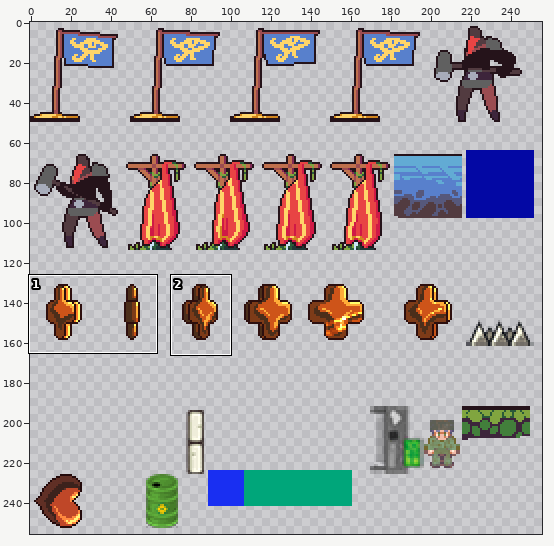
Sprite sheet: images/shared-0-sheet6.png. The picture above shows the old version from afar; the outline marks the close-up.
Close-up. Before:
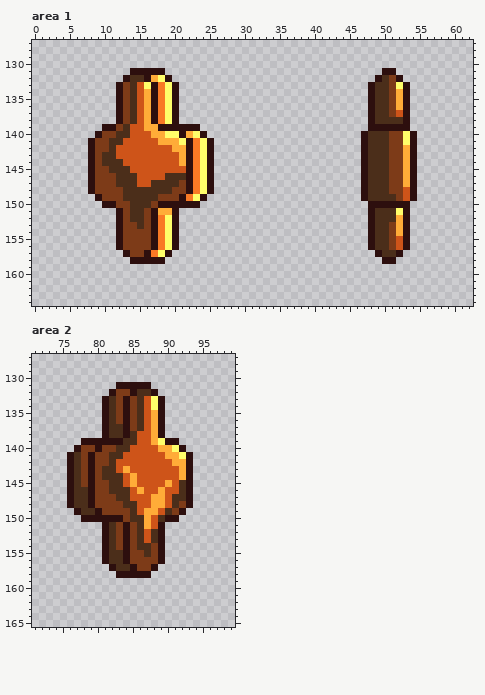
The file is 256x256 pixels. Pixels under 10% opacity are left out. Colours within 5 levels of each other are drawn and written as one. Shown: area 1: x 0..62, y 127..164; area 2: x 71..99, y 127..165. The commit also changed other parts of the picture, which this record leaves out.
New version:
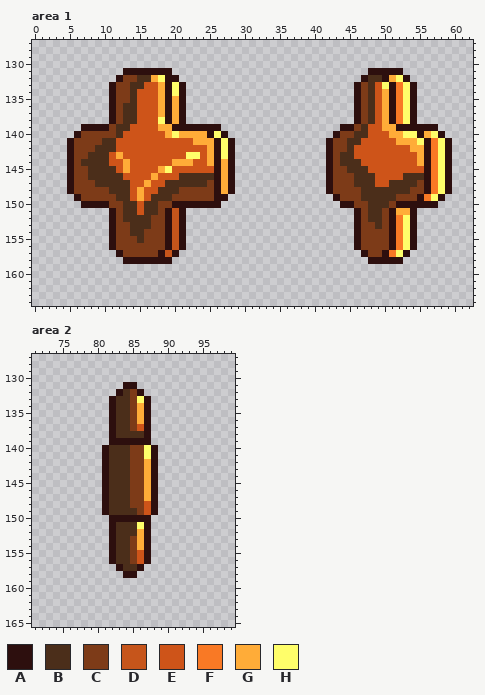
Palette (. is transparent): A #2d0f0e  B #4b2e1a  C #7d3b18  D #c6551b  E #ce5419  F #f97925  G #ffac38  H #fffe6a
Changes in this commit:
Changed rows in their new state; - is an unchanged pixel.
Area 1:
first column x 5:
131 --------A-----A----------------------------AA--A-------
132 -------ACC-B---A--------------------------ABBAGHA------
133 ------AC--BEEGAHA------------------------ACBEHAFHA-----
134 ------AC---EEGAHA------------------------ACBEGAFHA-----
135 ------AC---EEGAGA------------------------ACBEGAFHA-----
136 ------ACB--EEGAGA------------------------ACBEGAFHA-----
137 ------ACB--EEGAGA------------------------ACBEGAFHA-----
138 ------ACB--EEHAGA------------------------ACBEGAFHA-----
139 --AAA-CB---EEGG----AAA-----------------AACBEEGG--AAAA--
140 -ACCC---E---EEG-G-GGAHA---------------ACCBBEEEGG-HAGHA-
141 ACCC-B-E-----EEEEEGGGAHA-------------ACCBBEEEEEGGGHAFHA
142 ACCCBB---------EEEEEGAHA-------------ACCBEEEEEEEEGGAFHA
143 ACCBB-EG--------EHHEGAHA-------------ACBBEEEEEEEEEGAFHA
144 ACBBB-EEG------G-GEEGAGA-------------ACBBBEEEEEEEEGAFHA
145 ACCBBB-EG----GH--EEEEAGA-------------ACCBBBEEEEEEEEAFHA
146 ACCBBBB-EE--G-EE-BBBBAGA-------------ACCCBB-EEEEBBBAFHA
147 ACCCBBB--E-GEE--BBBBCAGA-------------ACCCBB-EEBBBBCAFHA
148 ACCC--BB-EGEE--B-CCCCAGA-------------ACCCCB---BBBCCAFHA
149 -ACCC--B-EGE-BB-CCCCCAA---------------ACCCB-----CCAFHA-
150 --AAA-C-B-E-BCC----AAA-----------------AACCBBBC--AAAA--
151 ------ACB-EBBCADA------------------------ACB-CAGGA-----
152 ------ACB--BCCADA------------------------ACB-CAFHA-----
153 ------AC-B-BCCADA------------------------ACC-CAFHA-----
154 ------AC-BB-CCADA------------------------ACCCCAFHA-----
155 ------AC--B-CCADA------------------------ACCCCAFHA-----
156 ------AC----CCADA------------------------ACCCCAFHA-----
157 -------AC--CCADA--------------------------ACCAFHA------
158 --------A-----A----------------------------AA--A-------
Area 2:
first column x 76:
131 -------.--..------
132 ------.ABCA..-----
133 -----.ABB-HA..----
134 -----.ABB-GA..----
135 -----.ABB-GA..----
136 -----.ABB-GA..----
137 -----.A-B-EA..----
138 -----.A-B-BA..----
139 --....--AAAA....--
140 -....AB--CCHA....-
141 .....A--BCCHA.....
142 .....A-BBCCGA.....
143 .....A-BBCCGA.....
144 .....A--BCCGA.....
145 .....A--BCCGA.....
146 .....A---CCGA.....
147 .....AB--CCGA.....
148 .....ABB-CC-A.....
149 -....ABBB-CEA....-
150 --....--AAAA....--
151 -----.ABBBHA..----
152 -----.ABBBGA..----
153 -----.ABB-GA..----
154 -----.ABB-GA..----
155 -----.A-B-EA..----
156 -----.A-B-EA..----
157 ------.A-BA..-----
158 -------.--..------
Changed places in both close-ups, as pixel boxes (x1, y1, x2, y2):
changed: (67, 68, 235, 264)
changed: (326, 68, 452, 264)
changed: (67, 382, 193, 578)
